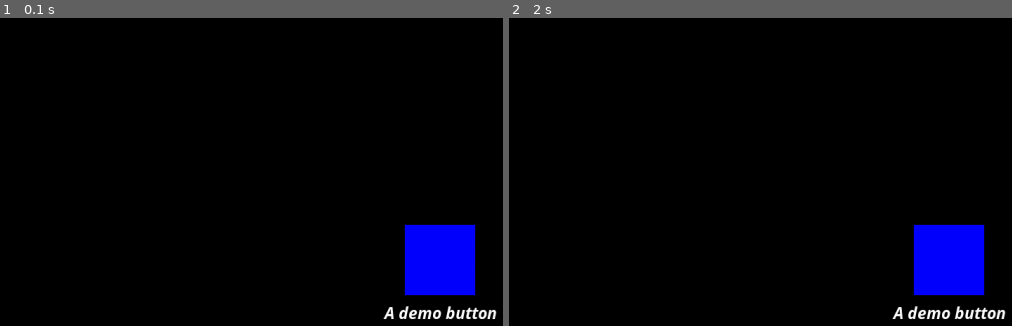
Above: before the commit, frames 1-2 (left to right).
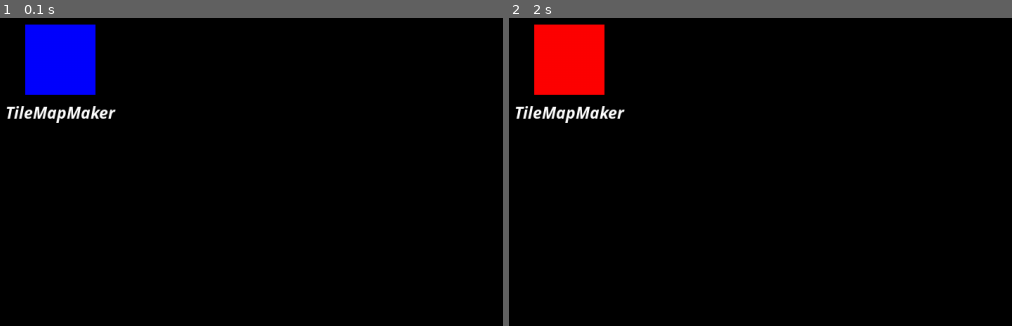
Above: after the commit, the same moments.

Repository: itay830/PyGameSandbox
Game: pygame game, started from main.py
The game is run twice, just before and just after one commit, with the same random seed, the same clock (stepped at 60 frames per second) and the same inputs.
Inputs (mouse positions are in pixels of both pictures, inside the frame that each line leads up to):
- Up to frame 1 (0.1 s): no input
- Up to frame 2 (2 s): tap Enter at 0.33 s; click (569, 58) at 1.72 s

The runs differ from the first frame. In frame 1, 7.7% of the frame differs, in the area x 1-99%, y 1-98%; in frame 2, 7.7%.

Commit message:
Added better button and game managements.

Diff:
--- a/buttonClass.py
+++ b/buttonClass.py
@@ -5,19 +5,33 @@
 
 
 class Button:
-    def __init__(self, pos, width, height, color, txt_properties: dict = None):
+    buttons = []
+
+    def __init__(self, pos, width, height, color, txt_properties: dict = None, selector_button: bool = False):
         self.surf = pygame.Surface((width, height))
         self.surf.fill(color)
         self.rect = self.surf.get_rect(center=pos)
         self.clickStage = None
 
         if txt_properties is not None:
+            if selector_button:
+                txt_properties['pos'] = (self.rect.centerx, self.rect.centery + 75)
             self.txtSurf, self.txtRect = create_txt(txt_properties.get('font'), txt_properties.get('size', 0),
                                                     txt_properties.get('bald', False),
                                                     txt_properties.get('italic', False), txt_properties.get('txt', ''),
                                                     txt_properties.get('antialias', False),
                                                     txt_properties.get('color', (0, 0, 0)),
                                                     txt_properties.get('pos', (0, 0)))
+
+        Button.buttons.append(self)
+
+    def add_txt(self, txt_properties: dict):
+        self.txtSurf, self.txtRect = create_txt(txt_properties.get('font'), txt_properties.get('size', 0),
+                                                txt_properties.get('bald', False),
+                                                txt_properties.get('italic', False), txt_properties.get('txt', ''),
+                                                txt_properties.get('antialias', False),
+                                                txt_properties.get('color', (0, 0, 0)),
+                                                txt_properties.get('pos', (0, 0)))
 
     def draw(self, draw_surf):
         draw_surf.blit(self.surf, self.rect)
--- a/main.py
+++ b/main.py
@@ -2,45 +2,46 @@
 from buttonClass import Button
 import pygame, math, time
 
-screen = pygame.display.set_mode((0, 0), flags=pygame.FULLSCREEN)
-WIDTH, HEIGHT = screen.get_width(), screen.get_height()
-clock = pygame.time.Clock()
 
-
-demoDict = {
-    'font': 'comicsansms',
-    'size': 25,
-    'bald': True,
-    'italic': True,
-    'txt': "A demo button",
-    'antialias': True,
-    'color': (255, 255, 255),
-    'pos': (WIDTH / 2, HEIGHT / 2 + 75)
-}
-demo = Button((WIDTH / 2, HEIGHT / 2), 100, 100, (255, 0, 126), demoDict)
-
-
-def mainloop():
-    FPS = 60
-    previousTime = time.time()
-    while 1:
-        nowTime = time.time()
-        speedCallibaration = (nowTime - previousTime) * FPS
-        previousTime = nowTime
-
+class App:
+    @staticmethod
+    def event_handler():
         screen.fill((0, 0, 0))
         clock.tick(FPS)
-
         for event in pygame.event.get():
             if event.type == pygame.KEYUP:
                 if event.key == pygame.K_ESCAPE:
                     pygame.quit()
                     exit()
 
-        demo.update(screen)
 
-        pygame.display.update()
 
 
 if __name__ == '__main__':
-    mainloop()
+    screen = pygame.display.set_mode((0, 0), flags=pygame.FULLSCREEN)
+    WIDTH, HEIGHT = screen.get_width(), screen.get_height()
+    clock = pygame.time.Clock()
+    FPS = 60
+    previousTime = time.time()
+
+    tileMapButton = {
+        'font': 'comicsansms',
+        'size': 25,
+        'bald': True,
+        'italic': True,
+        'txt': "TileMapMaker",
+        'antialias': True,
+        'color': (255, 255, 255),
+    }
+    demo = Button((100, 75), 100, 100, (255, 0, 126), tileMapButton, True)
+
+    while 1:
+        nowTime = time.time()
+        speedCallibaration = (nowTime - previousTime) * FPS
+        previousTime = nowTime
+        App.event_handler()
+
+        for button in Button.buttons:
+            button.update(screen)
+
+        pygame.display.update()
